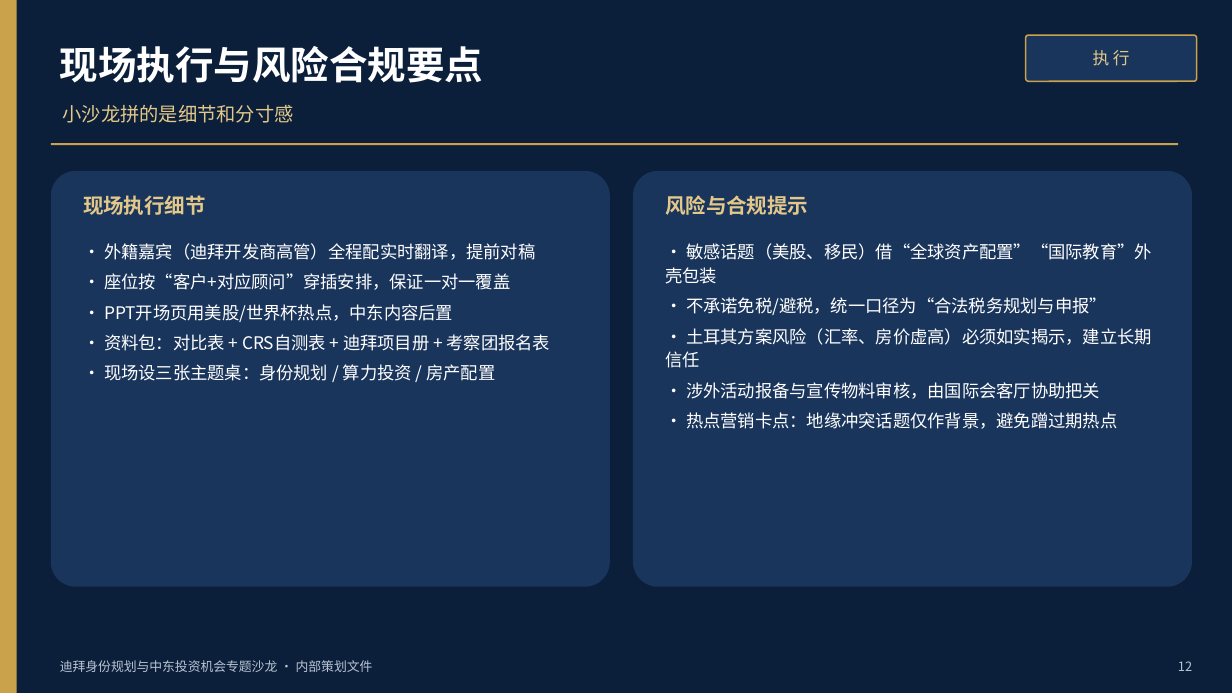
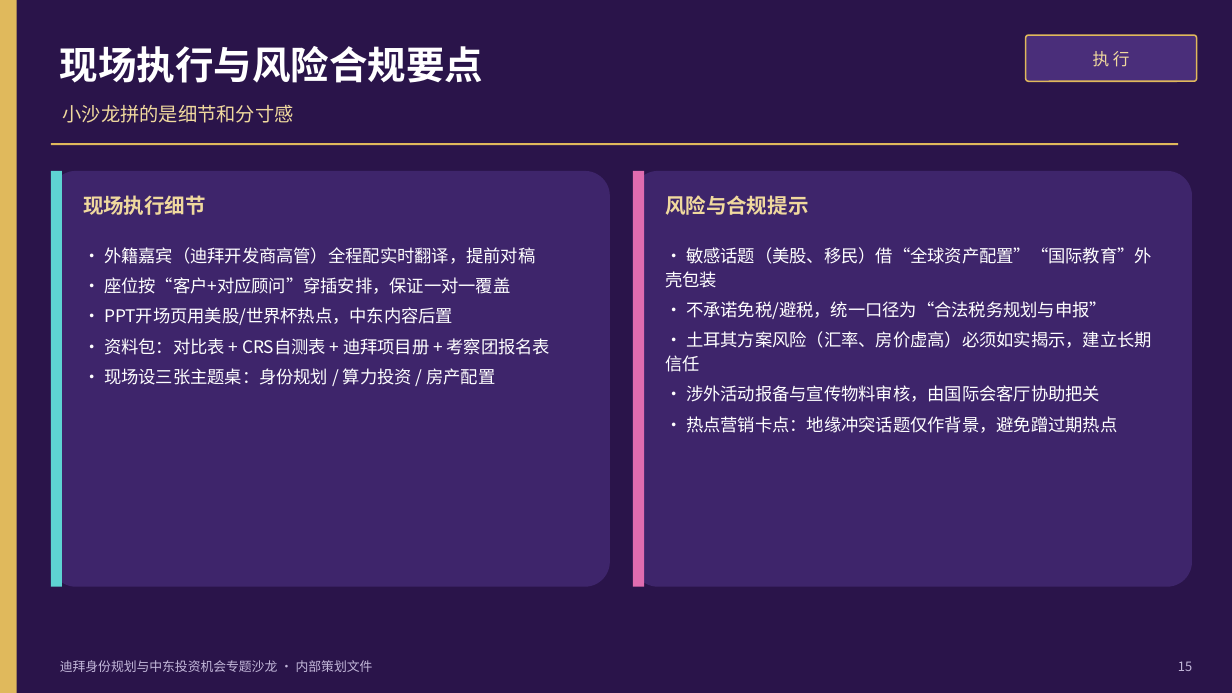
Before and after one commit to hujigang2010-maker/AIDEN, a slide deck: slide 15 of deliverables/迪拜专题沙龙-内容框架与议程.pptx (slide 12 before the commit). Drawn at 1232x693 pixels with LibreOffice and Linux fonts; fonts in the diff are those of the drawing. Boxes give left, top, right and bottom in pixels: in the first picture for what was removed or moved away, otherwise in the second. Text is boxed around its words. In the diff, an @@ line names an element or a change of style, - is before the commit and + after.

```diff
--- a/deliverables/迪拜专题沙龙-内容框架与议程.pptx
+++ b/deliverables/迪拜专题沙龙-内容框架与议程.pptx
@@ background #0B1F3A to #2A144A @@
@@ rectangle at bbox=[0, 0, 17, 693]: fill #C9A24B to #E0B95C @@
@@ rounded rectangle at bbox=[1026, 35, 1197, 81]: fill #1A355C to #4A2E7A; outline #C9A24B 1.2 pt to #E0B95C 1.2 pt @@
@@ text colour #E3C88A to #F0D99E in 4 elements at bbox=[1093, 51, 1130, 67], bbox=[83, 195, 206, 215], bbox=[665, 195, 808, 215], bbox=[63, 105, 294, 123] @@
@@ rectangle at bbox=[51, 143, 1178, 145]: fill #C9A24B to #E0B95C @@
@@ rounded rectangle at bbox=[51, 171, 610, 587]: fill #1A355C to #3E256B @@
@@ rectangle added at bbox=[51, 171, 62, 587], fill #5ED3D3 @@
@@ rounded rectangle at bbox=[633, 171, 1192, 587]: fill #1A355C to #3E256B @@
@@ rectangle added at bbox=[633, 171, 644, 587], fill #E06CB0 @@
@@ text "• 外籍嘉宾（迪拜开发商高管）全程配实时翻译，提前对稿": place and size @@
-text "• 外籍嘉宾（迪拜开发商高管）全程配实时翻译，提前对稿" at bbox=[104, 243, 551, 381]
+text "• 外籍嘉宾（迪拜开发商高管）全程配实时翻译，提前对稿" at bbox=[104, 247, 551, 385]
@@ text "• 敏感话题（美股、移民）借“全球资产配置”“国际教育”外壳包装": place and size @@
-text "• 敏感话题（美股、移民）借“全球资产配置”“国际教育”外壳包装" at bbox=[665, 243, 1152, 429]
+text "• 敏感话题（美股、移民）借“全球资产配置”“国际教育”外壳包装" at bbox=[665, 247, 1152, 433]
@@ text "迪拜身份规划与中东投资机会专题沙龙 · 内部策划文件" at bbox=[60, 660, 373, 672]: text colour #B9C4D4 to #C3B8DA @@
@@ text at bbox=[1178, 661, 1192, 671]: text changed; text colour #B9C4D4 to #C3B8DA @@
-12
+15
```
Also in this commit, not shown: 12 other slides changed, 4 slides added, 1 slide removed, 4 other files.
